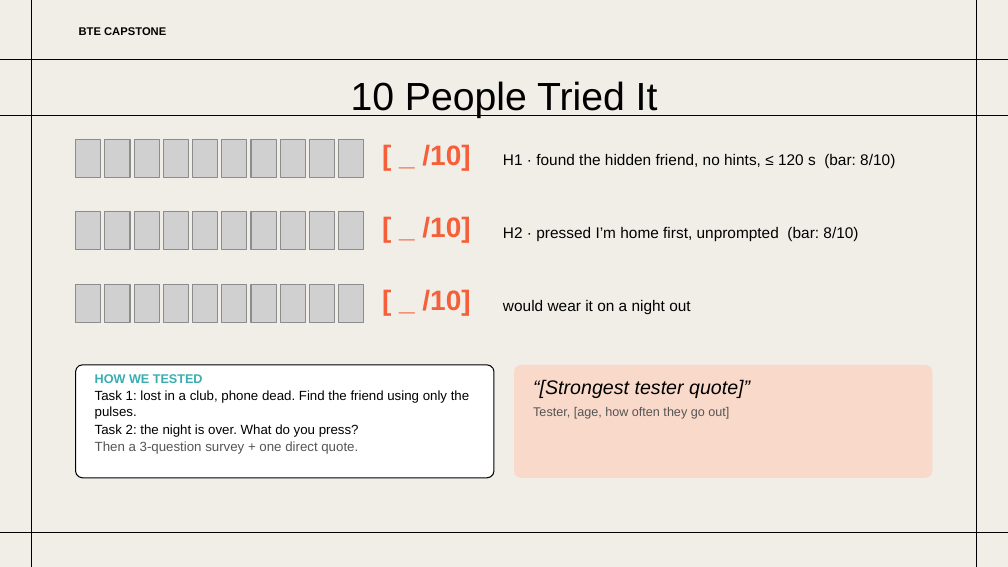
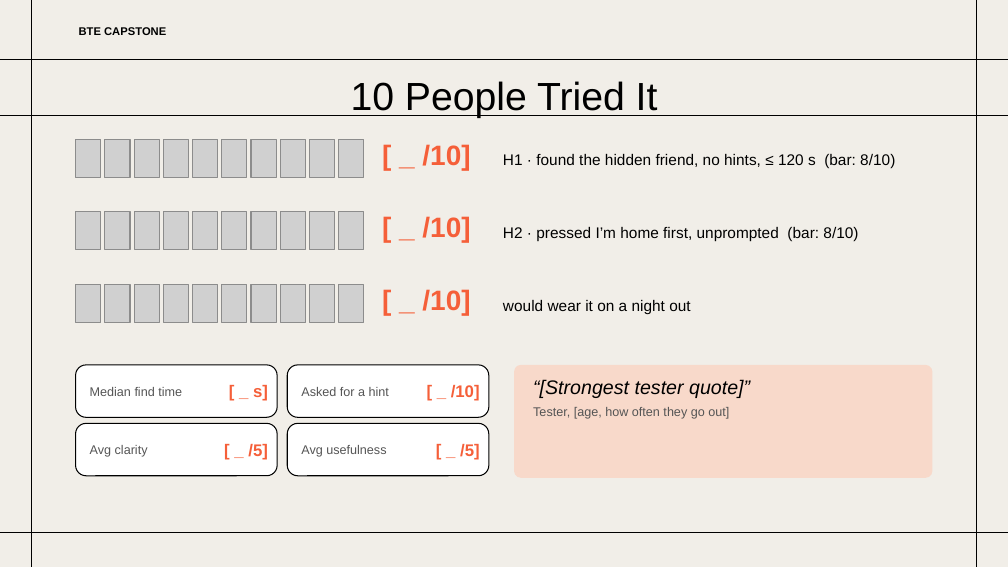
Before and after one commit to wendyxlin/firefly-band, a slide deck: slide 14 of presentations/sprint2/Sprint2_Presentation_Afterglow_Watch.pptx (slide 13 before the commit). Drawn at 1008x567 pixels with LibreOffice and Linux fonts; fonts in the diff are those of the drawing; grey boxes stand for pictures; background and template pictures are left out. Boxes give left, top, right and bottom in pixels: in the first picture for what was removed or moved away, otherwise in the second. Text is boxed around its words. In the diff, an @@ line names an element or a change of style, - is before the commit and + after.

```diff
--- a/presentations/sprint2/Sprint2_Presentation_Afterglow_Watch.pptx
+++ b/presentations/sprint2/Sprint2_Presentation_Afterglow_Watch.pptx
@@ rounded rectangle: place and size @@
-rounded rectangle at box(76, 365, 494, 478)
+rounded rectangle at box(76, 365, 277, 417)
@@ rounded rectangle at box(76, 365, 277, 417): proportions changed @@
@@ text "Median find time" at box(90, 387, 182, 396): vertical alignment top to middle @@
@@ text at box(90, 387, 182, 396): text changed; size 9.5 to 9 pt; text colour #000000 to #555555 @@
-HOW WE TESTED
-Task 1: lost in a club, phone dead. Find the friend using only the pulses.
-Task 2: the night is over. What do you press?
-Then a 3-question survey + one direct quote.
+Median find time
@@ text added at box(253, 385, 268, 401), 12 pt, text #F55F39, bold @@
+[ _ s]
@@ rounded rectangle added at box(287, 365, 489, 417), fill #FFFFFF, outline #000000 0.75 pt @@
@@ text added at box(301, 387, 389, 396), 9 pt, text #555555 @@
+Asked for a hint
@@ text added at box(451, 385, 480, 401), 12 pt, text #F55F39, bold @@
+[ _ /10]
@@ rounded rectangle added at box(76, 423, 277, 476), fill #FFFFFF, outline #000000 0.75 pt @@
@@ text added at box(90, 445, 148, 457), 9 pt, text #555555 @@
+Avg clarity
@@ text added at box(248, 444, 268, 460), 12 pt, text #F55F39, bold @@
+[ _ /5]
@@ rounded rectangle added at box(287, 423, 489, 476), fill #FFFFFF, outline #000000 0.75 pt @@
@@ text added at box(301, 445, 386, 457), 9 pt, text #555555 @@
+Avg usefulness
@@ text added at box(460, 444, 480, 460), 12 pt, text #F55F39, bold @@
+[ _ /5]
```
Also in this commit, not shown: 1 slide added, 3 other files.
